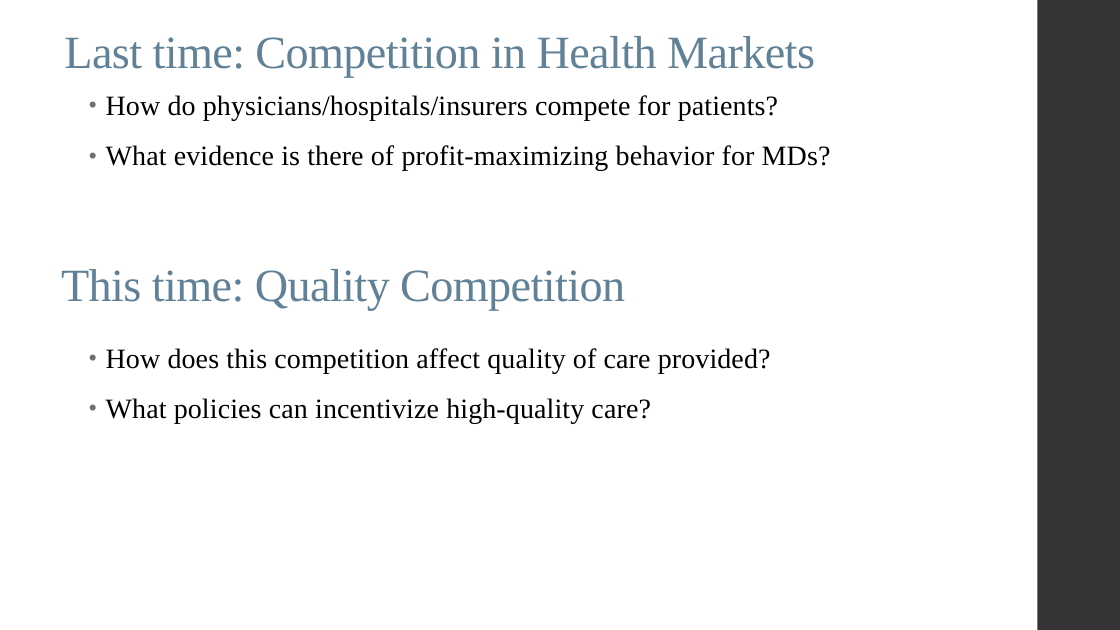
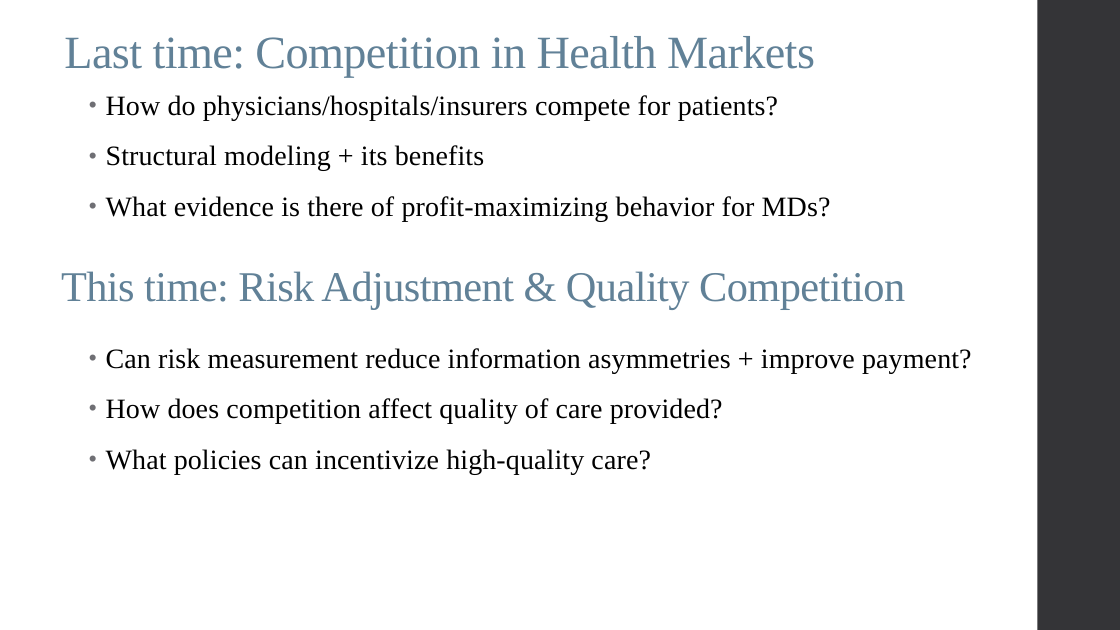
Before and after one commit to alex-hoagland/HAD6750H, a slide deck: slide 3 of Lecture07_QualityCompetition/Slides_RA_QualityCompetition_2023W.pptx. Drawn at 1120x630 pixels with LibreOffice and Linux fonts; fonts in the diff are those of the drawing. Boxes give left, top, right and bottom in pixels: in the first picture for what was removed or moved away, otherwise in the second. Text is boxed around its words. In the diff, an @@ line names an element or a change of style, - is before the commit and + after.

```diff
--- a/Lecture07_QualityCompetition/Slides_RA_QualityCompetition_2023W.pptx
+++ b/Lecture07_QualityCompetition/Slides_RA_QualityCompetition_2023W.pptx
@@ text at bbox=[106, 145, 484, 171]: paragraph added @@
+• Structural modeling + its benefits
@@ text at bbox=[61, 271, 905, 310]: text changed; size 39.6 to 36.3 pt @@
-This time: Quality Competition
+This time: Risk Adjustment & Quality Competition
@@ text at bbox=[106, 348, 972, 424]: text changed @@
-• How does this competition affect quality of care provided?
+• Can risk measurement reduce information asymmetries + improve payment?
+• How does competition affect quality of care provided?
```
Also in this commit, not shown: 8 other slides changed, 6 slides added, 4 slides removed, 8 other files.
